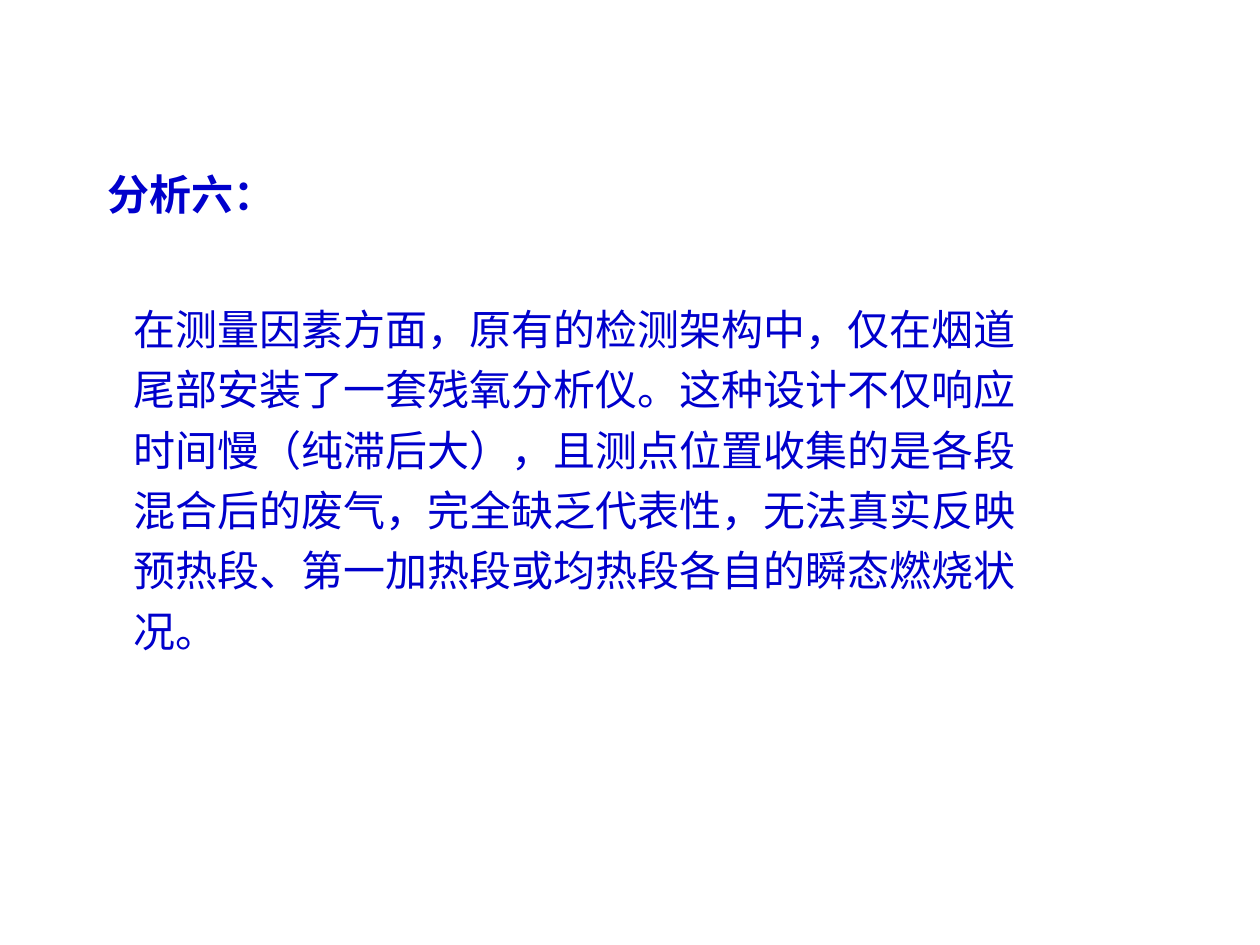
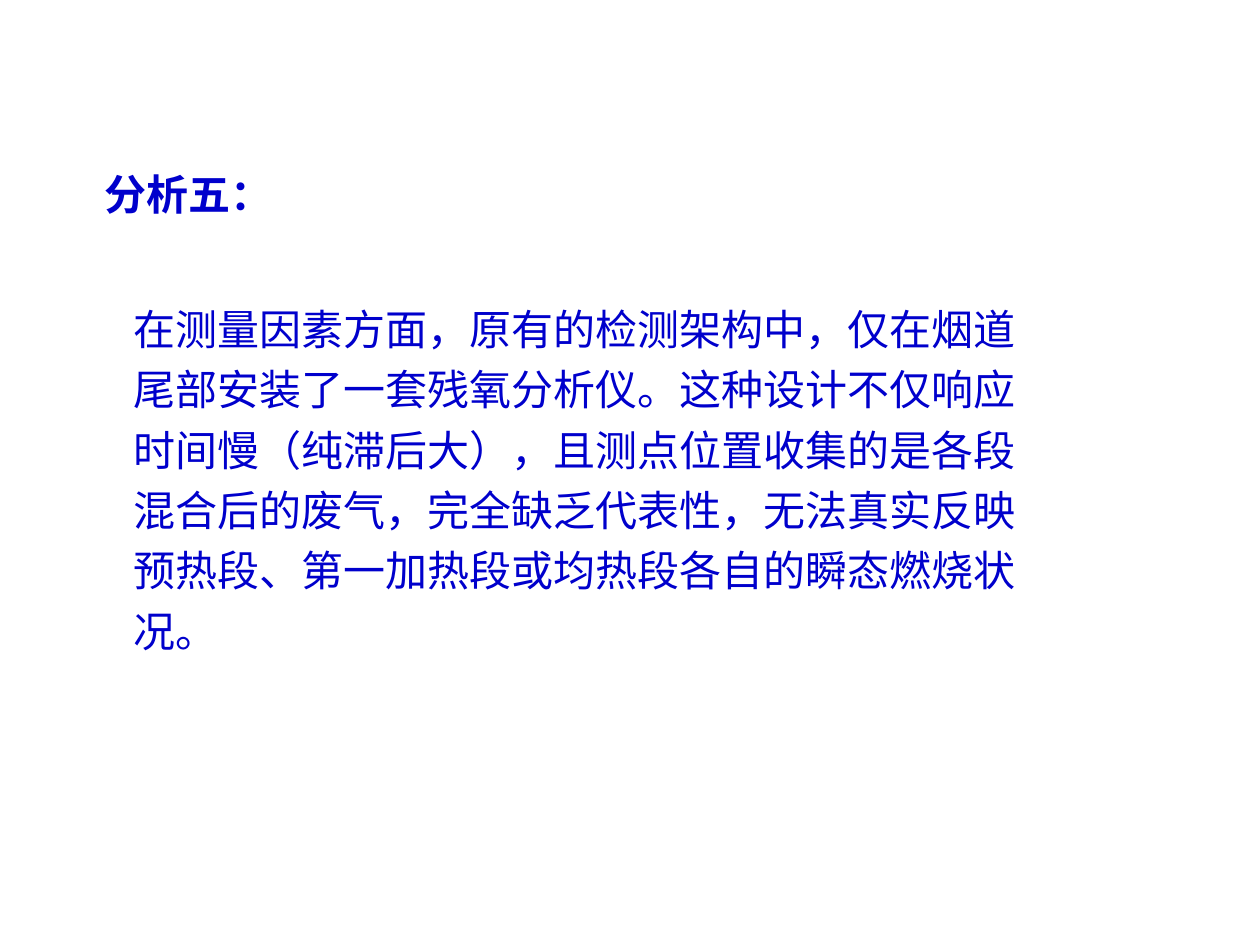
Before and after one commit to wfq1971/work_file, a slide deck: slide 12 of 2021年三棒作业区QC课题.ppt (slide 13 before the commit). Drawn at 1260x945 pixels with LibreOffice and Linux fonts; fonts in the diff are those of the drawing; background and template pictures are left out. Boxes give left, top, right and bottom in pixels: in the first picture for what was removed or moved away, otherwise in the second. Text is boxed around its words. In the diff, an @@ line names an element or a change of style, - is before the commit and + after.

```diff
--- a/2021年三棒作业区QC课题.ppt
+++ b/2021年三棒作业区QC课题.ppt
@@ text at (105,174,273,214): text changed @@
-分析六：
+分析五：
```
Also in this commit, not shown: 4 other slides changed, 2 slides added, 2 slides removed, 2 other files.
